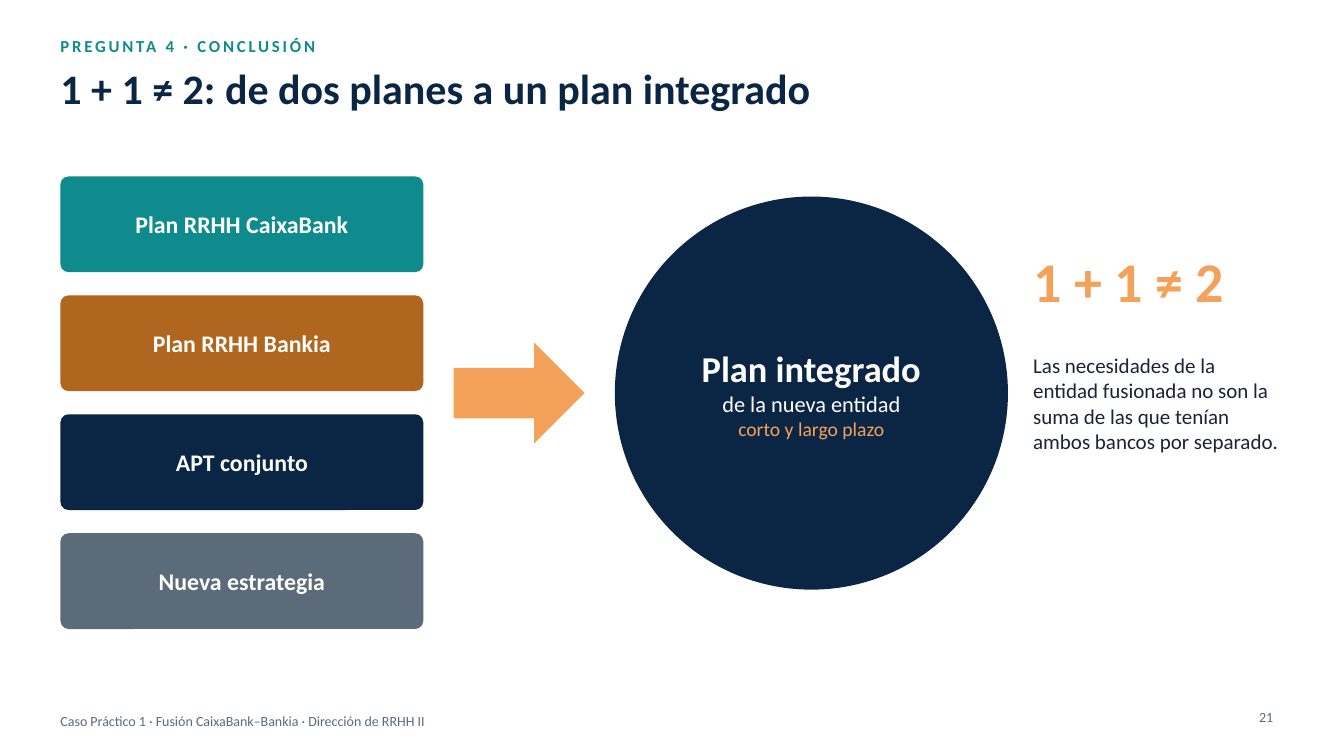
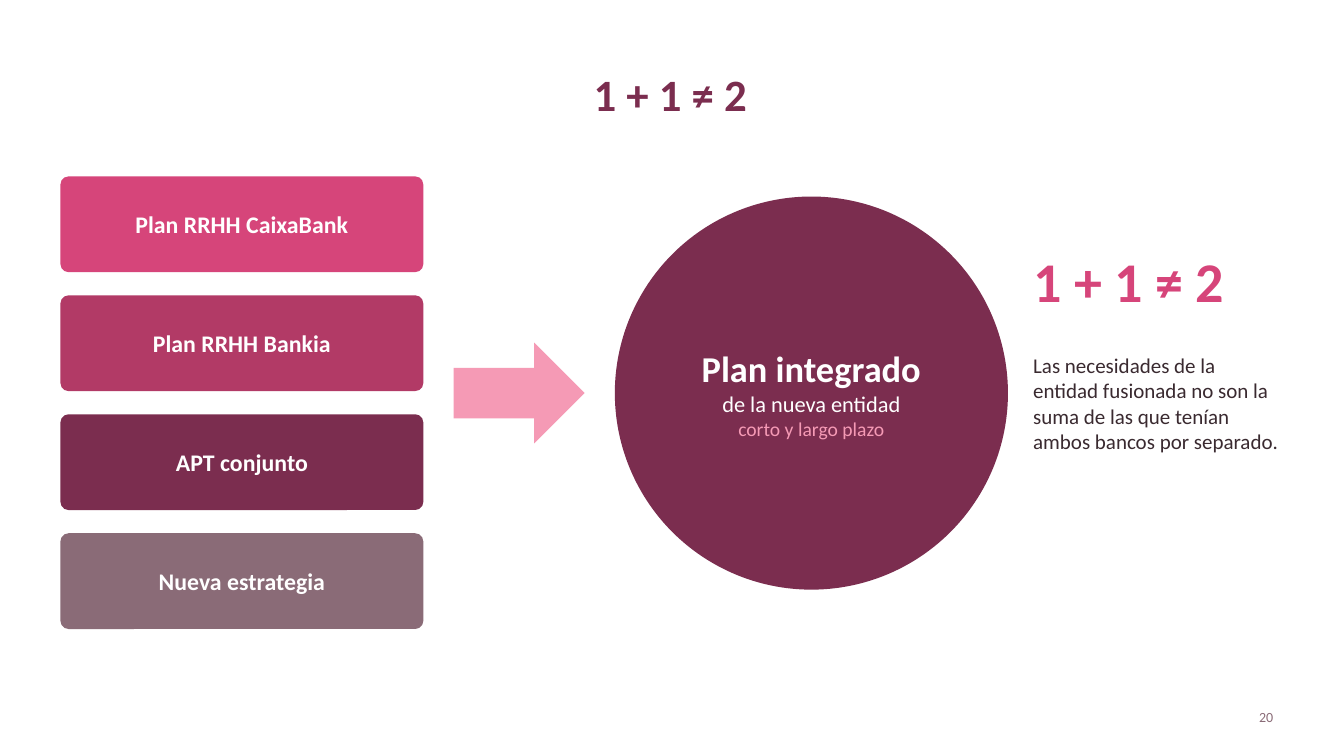
Before and after one commit to germancoortes/Ascensor, a slide deck: slide 20 of caso_caixabank_bankia/Presentacion_Fusion_CaixaBank_Bankia.pptx (slide 21 before the commit). Drawn at 1344x756 pixels with LibreOffice and Linux fonts; fonts in the diff are those of the drawing. Boxes give left, top, right and bottom in pixels: in the first picture for what was removed or moved away, otherwise in the second. Text is boxed around its words. In the diff, an @@ line names an element or a change of style, - is before the commit and + after.

```diff
--- a/caso_caixabank_bankia/Presentacion_Fusion_CaixaBank_Bankia.pptx
+++ b/caso_caixabank_bankia/Presentacion_Fusion_CaixaBank_Bankia.pptx
@@ title "1 + 1 ≠ 2" at [594, 81, 747, 111]: vertical alignment top to middle @@
@@ text removed at [166, 41, 174, 52] @@
-PREGUNTA 4 · CONCLUSIÓN
@@ title at [594, 81, 747, 111]: text changed; size 30 to 32 pt; text colour #0B2545 to #7B2D4F @@
-1 + 1 ≠ 2: de dos planes a un plan integrado
+1 + 1 ≠ 2
@@ rounded rectangle at [60, 176, 423, 272]: fill #0F8B8D to #D6457A @@
@@ ellipse at [615, 197, 1008, 590]: fill #0B2545 to #7B2D4F @@
@@ text "1 + 1 ≠ 2" at [1033, 265, 1224, 302]: text colour #F4A259 to #D6457A @@
@@ rounded rectangle at [60, 295, 423, 391]: fill #B0661E to #B23A66 @@
@@ right arrow at [454, 343, 585, 444]: fill #F4A259 to #F59AB5 @@
@@ text "Las necesidades de la entidad ..." at [1033, 358, 1278, 453]: text colour #1B2433 to #3A2A30 @@
@@ rounded rectangle at [60, 414, 423, 510]: fill #0B2545 to #7B2D4F @@
@@ text at [738, 422, 884, 440]: text colour #F4A259 to #F59AB5 in "corto y largo plazo" @@
@@ rounded rectangle at [60, 533, 423, 629]: fill #5C6B7A to #8A6B77 @@
@@ text removed at [60, 716, 425, 726] @@
-Caso Práctico 1 · Fusión CaixaBank–Bankia · Dirección de RRHH II
@@ page number at [1259, 713, 1273, 722]: text changed; text colour #5C6B7A to #8A6B77 @@
-21
+20
```
Also in this commit, not shown: 20 other slides changed, 1 slide added, 2 slides removed, 6 other files.
